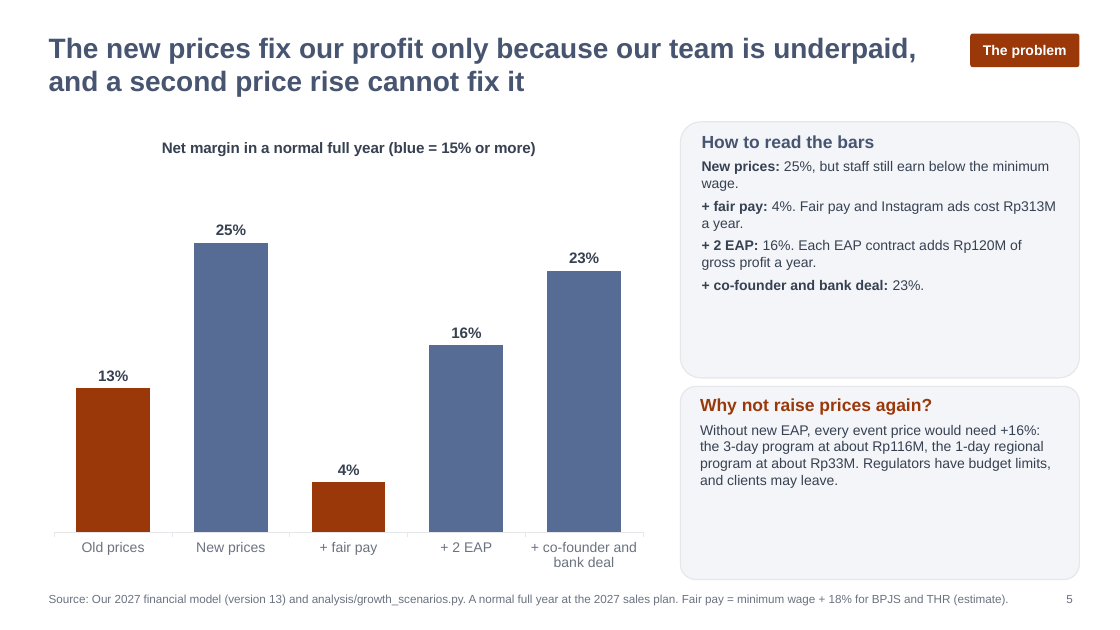
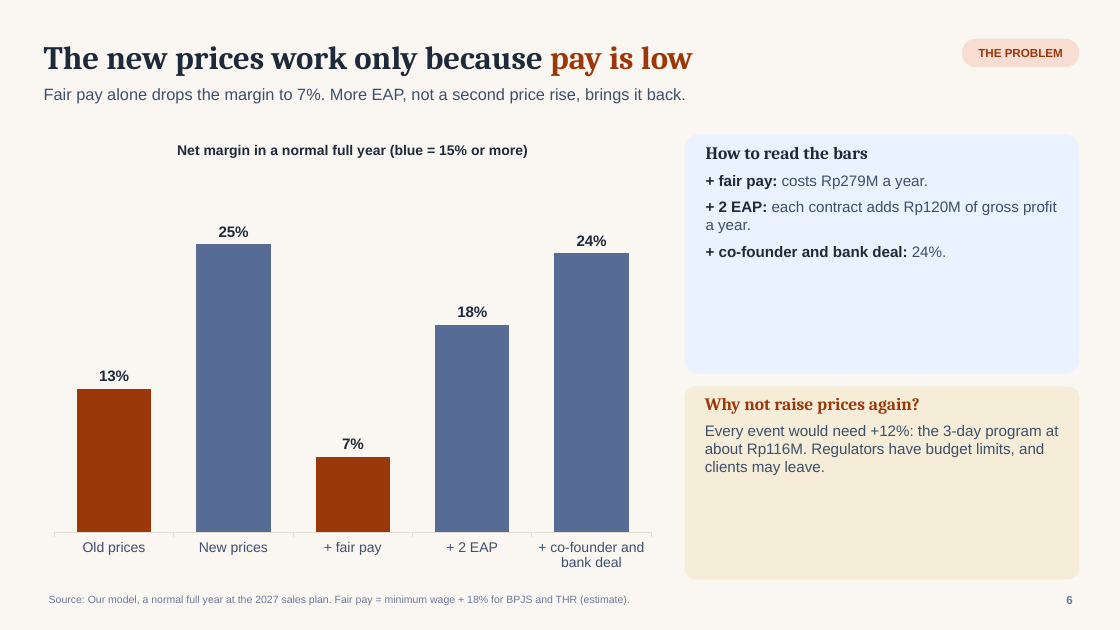
Before and after one commit to galihnxs/financial-estimations, a slide deck: slide 6 of TemanJourney_Growth_Recommendation.pptx (slide 5 before the commit). Drawn at 1120x630 pixels with LibreOffice and Linux fonts; fonts in the diff are those of the drawing. Boxes give left, top, right and bottom in pixels: in the first picture for what was removed or moved away, otherwise in the second. Text is boxed around its words. In the diff, an @@ line names an element or a change of style, - is before the commit and + after.

```diff
--- a/TemanJourney_Growth_Recommendation.pptx
+++ b/TemanJourney_Growth_Recommendation.pptx
@@ background #FFFFFF to #FAF7F2 @@
@@ text "The new prices work only ..." at (44,46,693,76): vertical alignment top to middle @@
@@ text at (44,46,693,76): text changed; size 24 to 28 pt; font Arial to Cambria; text colour #475571 to #1E2A3A @@
-The new prices fix our profit only because our team is underpaid, and a second price rise cannot fix it
+The new prices work only because pay is low
@@ rounded rectangle "THE PROBLEM": place and size @@
-rounded rectangle "THE PROBLEM" at (970,34,1080,67)
+rounded rectangle "THE PROBLEM" at (962,39,1080,67)
@@ rounded rectangle "THE PROBLEM" at (962,39,1080,67): fill #9B3809 to #F7DDD2; proportions changed @@
@@ text in rounded rectangle at (978,49,1063,57): text changed; size 12 to 10 pt; text colour #FFFFFF to #9B3809 @@
-The problem
+THE PROBLEM
@@ text added at (44,88,686,104), 14 pt, text #3D4F6A @@
+Fair pay alone drops the margin to 7%. More EAP, not a second price rise, brings it back.
@@ column chart at (42,126,664,580) @@
@@ Series 1, + fair pay: 0.04 to 0.07 @@
@@ Series 1, + 2 EAP: 0.16 to 0.18 @@
@@ Series 1, + co-founder and bank deal: 0.23 to 0.24 @@
@@ data labels of Series 1 changed @@
@@ category axis changed @@
@@ column chart: place and size @@
-column chart at (42,122,655,580)
+column chart at (42,126,664,580)
@@ rounded rectangle "How to read the bars": place and size @@
-rounded rectangle "How to read the bars" at (681,122,1080,378)
+rounded rectangle "How to read the bars" at (685,134,1080,374)
@@ rounded rectangle "How to read the bars" at (685,134,1080,374): fill #F3F5F9 to #EAF2FF; outline #E5E7EB 1 pt to none; proportions changed @@
@@ text in rounded rectangle at (706,147,868,159): font Arial to Cambria, text colour #475571 to #1E2A3A in "How to read the bars"; more space between paragraphs @@
@@ text in rounded rectangle at (706,175,1057,257): text changed; size 12 to 13 pt; text colour #374151 to #3D4F6A @@
-New prices: 25%, but staff still earn below the minimum wage.
-+ fair pay: 4%. Fair pay and Instagram ads cost Rp313M a year.
-+ 2 EAP: 16%. Each EAP contract adds Rp120M of gross profit a year.
-+ co-founder and bank deal: 23%.
++ fair pay: costs Rp279M a year.
++ 2 EAP: each contract adds Rp120M of gross profit a year.
++ co-founder and bank deal: 24%.
@@ rounded rectangle "Why not raise prices again?": place and size @@
-rounded rectangle "Why not raise prices again?" at (681,386,1080,580)
+rounded rectangle "Why not raise prices again?" at (685,386,1080,580)
@@ rounded rectangle "Why not raise prices again?" at (685,386,1080,580): fill #F3F5F9 to #F5EDD8; outline #E5E7EB 1 pt to none; proportions changed @@
@@ text in rounded rectangle at (705,398,920,414): font Arial to Cambria in "Why not raise prices again?"; more space between paragraphs @@
@@ text in rounded rectangle at (705,425,1059,475): text changed; size 12 to 13 pt; text colour #374151 to #3D4F6A @@
-Without new EAP, every event price would need +16%: the 3-day program at about Rp116M, the 1-day regional program at about Rp33M. Regulators have budget limits, and clients may leave.
+Every event would need +12%: the 3-day program at about Rp116M. Regulators have budget limits, and clients may leave.
@@ text at (49,595,630,605): text changed; size 10 to 9 pt; text colour #6B7280 to #6B7A99 @@
-Source: Our 2027 financial model (version 13) and analysis/growth_scenarios.py. A normal full year at the 2027 sales plan. Fair pay = minimum wage + 18% for BPJS and THR (estimate).
+Source: Our model, a normal full year at the 2027 sales plan. Fair pay = minimum wage + 18% for BPJS and THR (estimate).
@@ text at (1066,596,1072,604): text changed; text colour #6B7280 to #6B7A99; bold on @@
-5
+6
```
Also in this commit, not shown: 13 other slides changed, 26 slides added, 11 slides removed, 9 other files.
